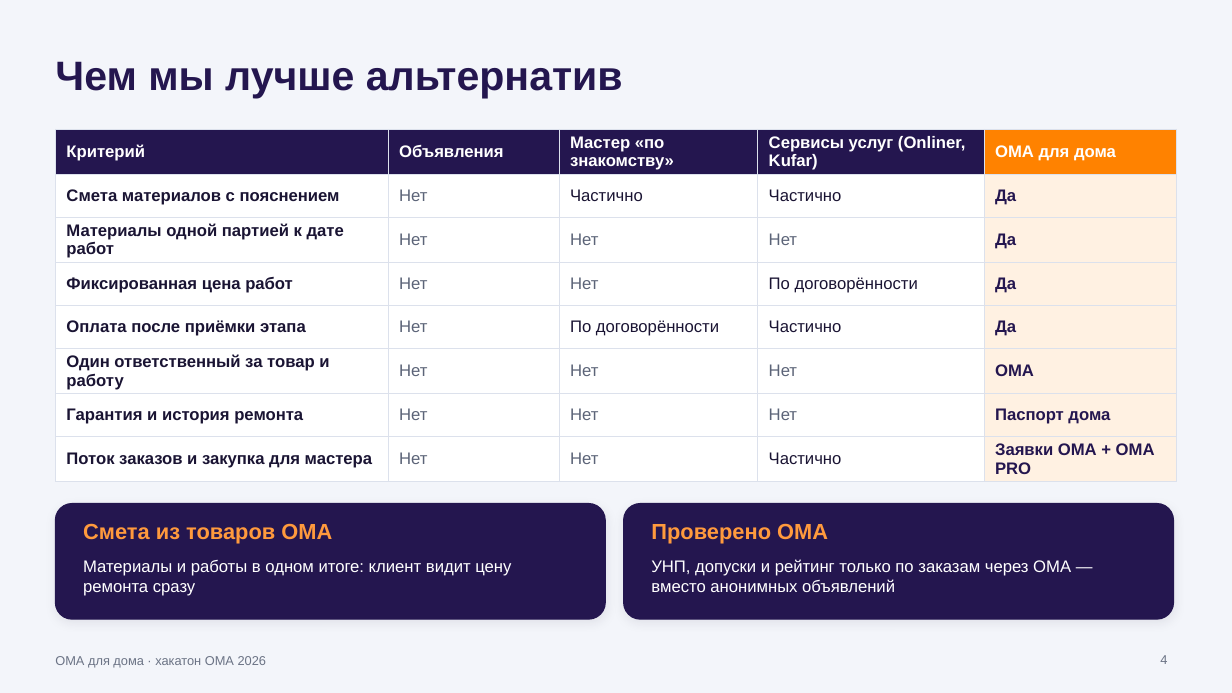
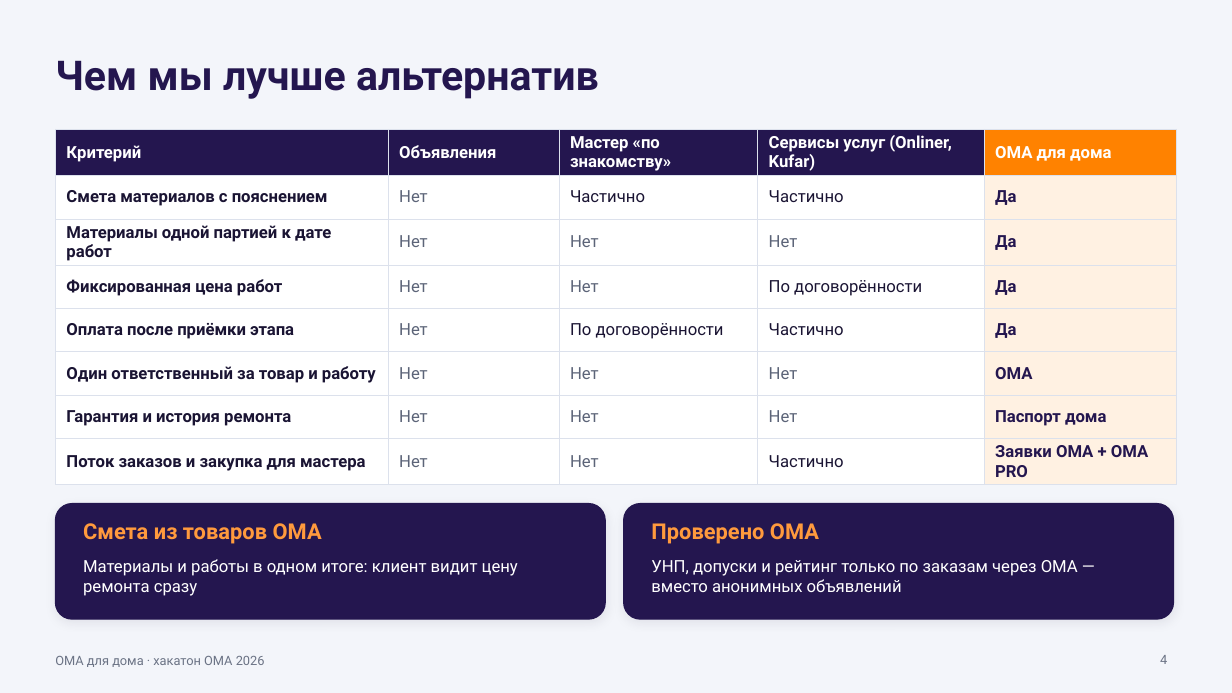
Before and after one commit to kvasiuum/hackatonoma, a slide deck: slide 4 of slides/oma-dlya-doma.pptx. Drawn at 1232x693 pixels with LibreOffice and Linux fonts; fonts in the diff are those of the drawing. Boxes give left, top, right and bottom in pixels: in the first picture for what was removed or moved away, otherwise in the second. Text is boxed around its words. In the diff, an @@ line names an element or a change of style, - is before the commit and + after.

```diff
--- a/slides/oma-dlya-doma.pptx
+++ b/slides/oma-dlya-doma.pptx
@@ table at [55,129,1177,481] @@
@@ font Arial to Roboto @@
@@ font Arial to Roboto in 6 elements at [55,60,599,99], [83,523,322,544], [83,559,518,596], [651,523,819,544], [651,560,1078,592], [55,656,265,667] @@
```
Also in this commit, not shown: 6 other slides changed.
